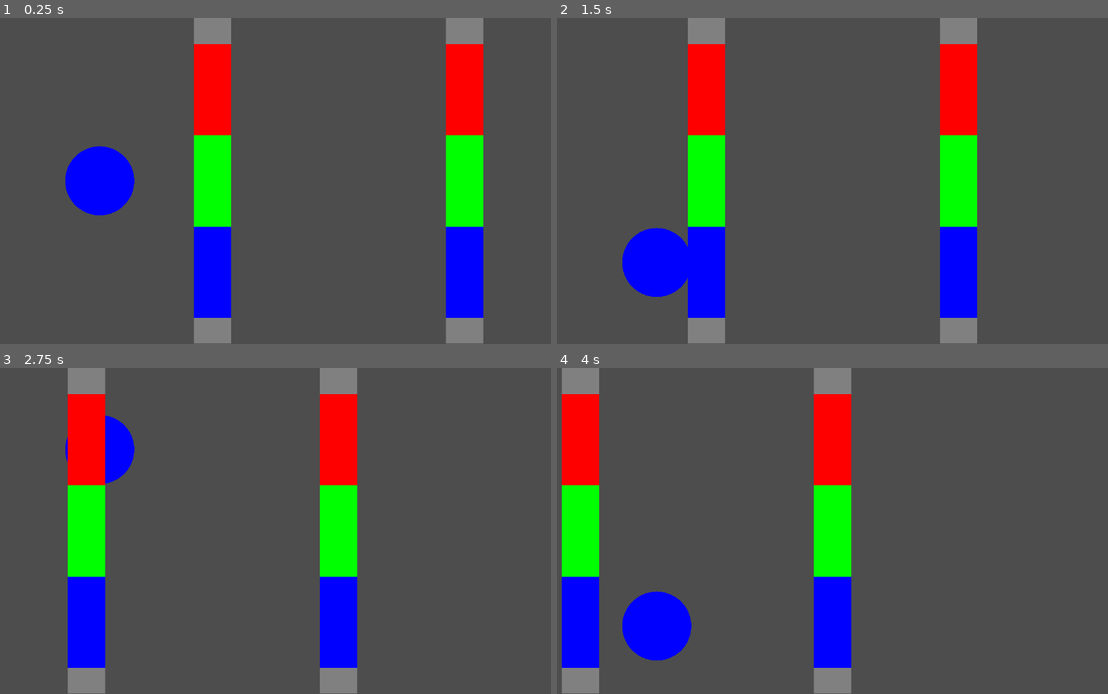
Above: before the commit, frames 1-4 (two rows, left to right).
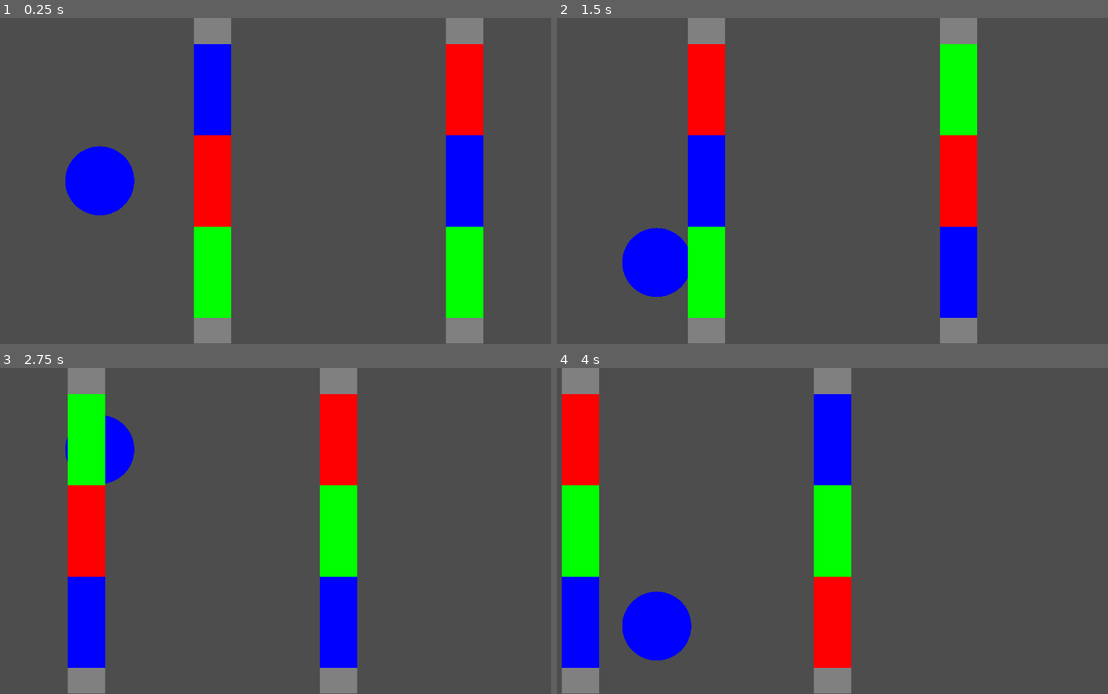
Above: after the commit, the same moments.

Repository: FantAsylum/RGBot
Game: Godot game, scene res://scenes/main_scene.tscn
Same seed, same stepped clock (60 frames per second), same inputs: the game is played once before the commit and once after it.
Inputs:
- Up to frame 1 (0.25 s): no input
- Up to frame 2 (1.5 s): hold W (move_up) 0.53-1.28 s; hold S (move_down) from 1.28 s (still down)
- Up to frame 3 (2.75 s): release S (move_down) at 2.03 s; hold W (move_up) from 2.03 s (still down)
- Up to frame 4 (4 s): release W (move_up) at 3.53 s; hold S (move_down) from 3.53 s (still down)

The runs differ from the first frame. In frame 1, 9.6% of the frame differs, in the area x 35-88%, y 8-92%; in frame 2, 7.6%; in frame 3, 3.9%; in frame 4, 3.9%.

Commit message:
Implement barrier color initialization

Diff:
--- /dev/null
+++ b/objects/barrier.gd
@@ -0,0 +1,15 @@
+extends Node2D
+
+@onready var sprite = $Sprite
+
+var color_numbers: Array[int]
+
+func _ready():
+	color_numbers = [0, 1, 2]
+	color_numbers.shuffle()
+	print(color_numbers)
+
+	sprite.material = sprite.material.duplicate(true)
+	sprite.material.set_shader_parameter("firstColor", ColorManager.color_by_number[color_numbers[0]])
+	sprite.material.set_shader_parameter("secondColor", ColorManager.color_by_number[color_numbers[1]])
+	sprite.material.set_shader_parameter("thirdColor", ColorManager.color_by_number[color_numbers[2]])
--- a/objects/barrier.tscn
+++ b/objects/barrier.tscn
@@ -1,6 +1,7 @@
-[gd_scene load_steps=4 format=3 uid="uid://55oevnnfe5i3"]
+[gd_scene load_steps=5 format=3 uid="uid://55oevnnfe5i3"]
 
 [ext_resource type="Shader" path="res://shaders/barrier.gdshader" id="1_ll51b"]
+[ext_resource type="Script" path="res://objects/barrier.gd" id="1_rg4p3"]
 
 [sub_resource type="ShaderMaterial" id="ShaderMaterial_t6vra"]
 shader = ExtResource("1_ll51b")
@@ -12,8 +13,9 @@
 [sub_resource type="PlaceholderTexture2D" id="PlaceholderTexture2D_1mvba"]
 
 [node name="Barrier" type="Node2D"]
+script = ExtResource("1_rg4p3")
 
-[node name="Sprite2D" type="Sprite2D" parent="."]
+[node name="Sprite" type="Sprite2D" parent="."]
 material = SubResource("ShaderMaterial_t6vra")
 scale = Vector2(74.037, 647)
 texture = SubResource("PlaceholderTexture2D_1mvba")
